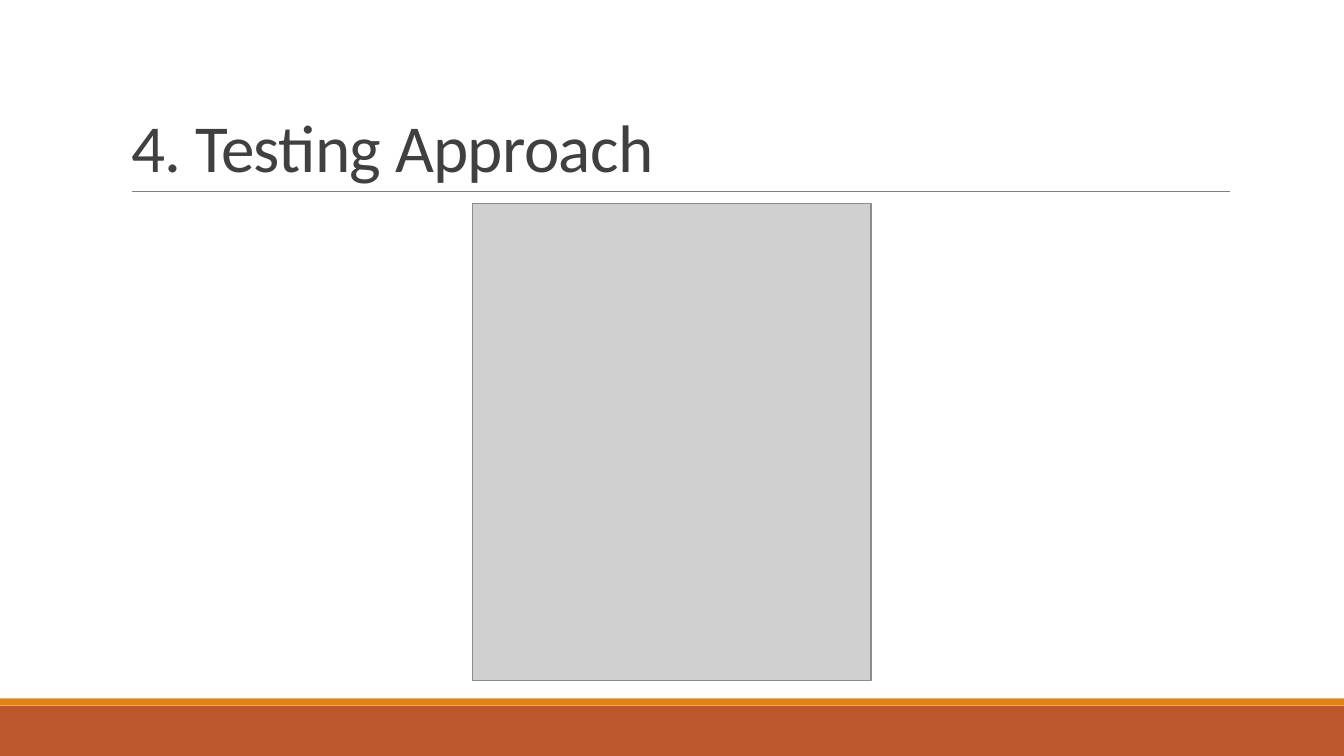
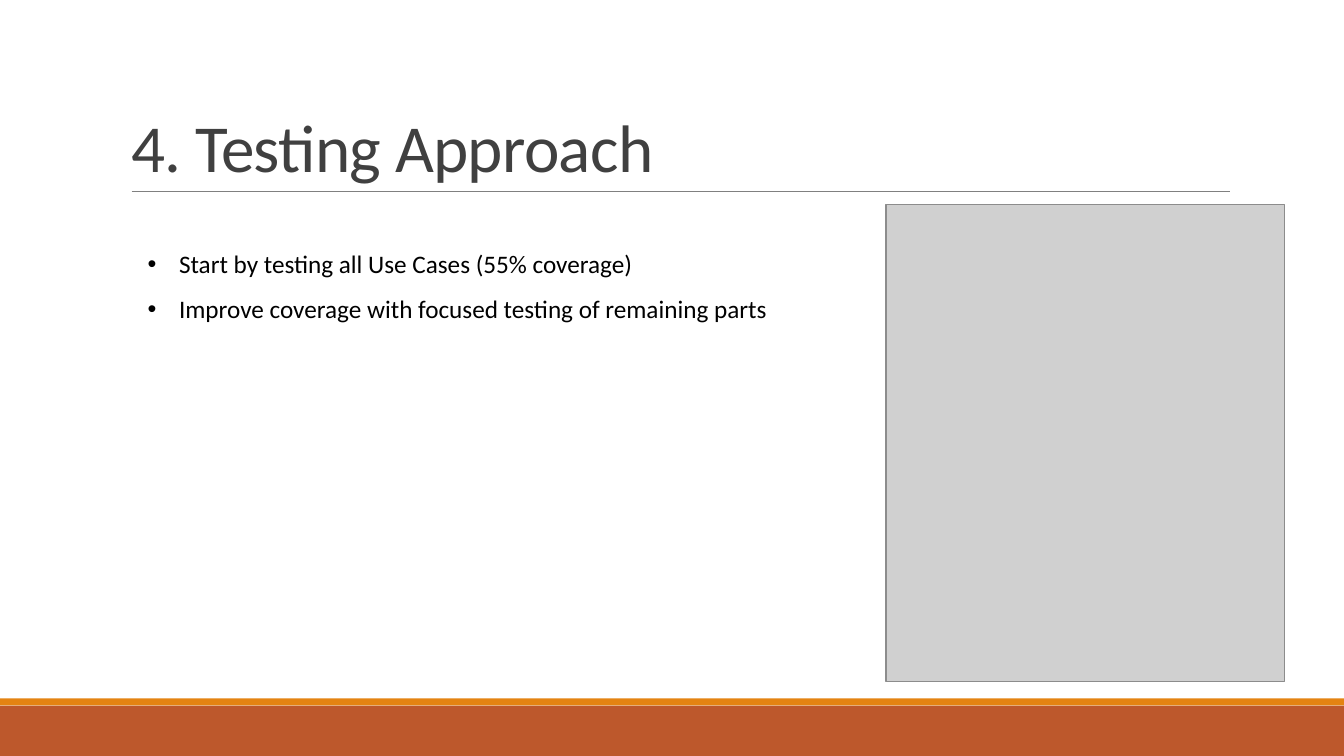
Before and after one commit to IgnaceBleukx/Software-Ontwerp, a slide deck: slide 16 of Presentaties/Iteration2.pptx (slide 11 before the commit). Drawn at 1344x756 pixels with LibreOffice and Linux fonts; fonts in the diff are those of the drawing; grey boxes stand for pictures. Boxes give left, top, right and bottom in pixels: in the first picture for what was removed or moved away, otherwise in the second. Text is boxed around its words. In the diff, an @@ line names an element or a change of style, - is before the commit and + after.

```diff
--- a/Presentaties/Iteration2.pptx
+++ b/Presentaties/Iteration2.pptx
@@ picture: place and size @@
-picture at (473,204,871,681)
+picture at (886,205,1285,682)
@@ text added at (179,254,766,323), 18 pt, text #000000 @@
+• Start by testing all Use Cases (55% coverage)
+• Improve coverage with focused testing of remaining parts
```
Also in this commit, not shown: 23 other slides changed, 12 slides added, 10 slides removed.
